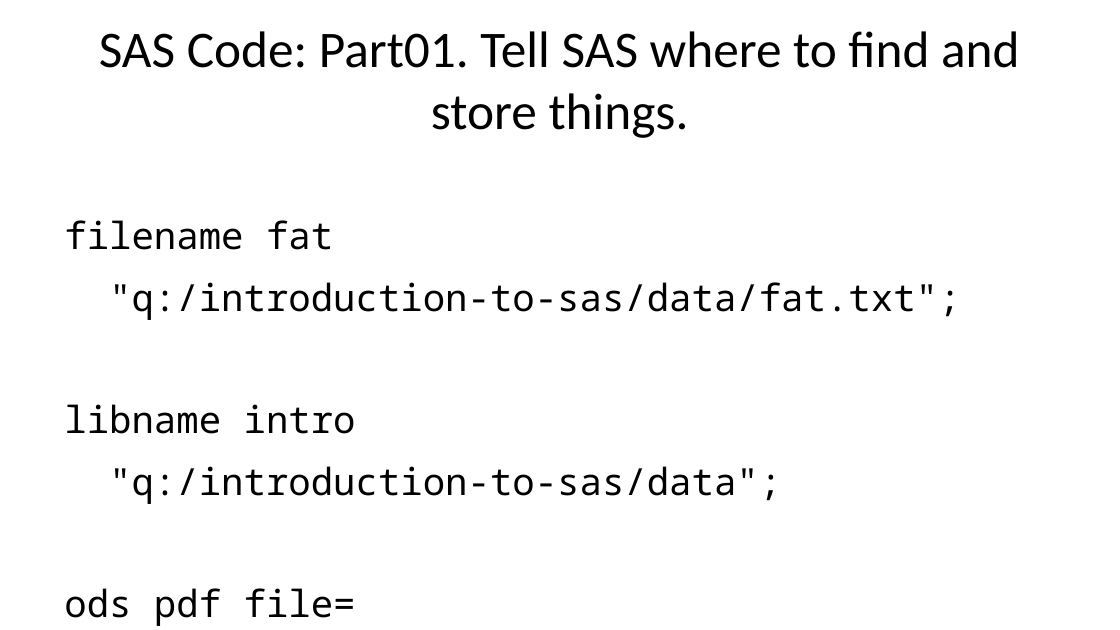
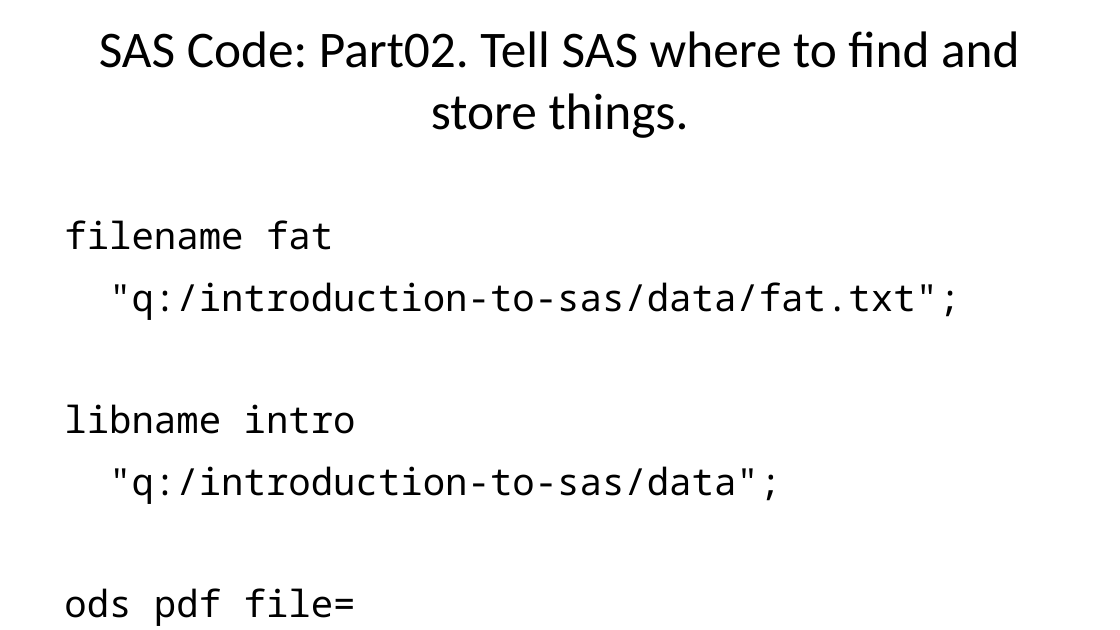
Before and after one commit to pmean/introduction-to-SAS, a slide deck: slide 7 of results/test-code.pptx. Drawn at 1120x630 pixels with LibreOffice and Linux fonts; fonts in the diff are those of the drawing. Boxes give left, top, right and bottom in pixels: in the first picture for what was removed or moved away, otherwise in the second. Text is boxed around its words. In the diff, an @@ line names an element or a change of style, - is before the commit and + after.

```diff
--- a/results/test-code.pptx
+++ b/results/test-code.pptx
@@ title at box(99, 31, 1019, 138): text changed @@
-SAS Code: Part01. Tell SAS where to find and store things.
+SAS Code: Part02. Tell SAS where to find and store things.
```
Also in this commit, not shown: 13 other slides changed, 50 slides added, 2 other files.
